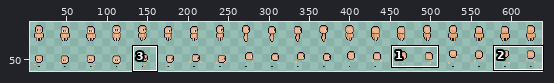
Sprite sheet -- assets/sprites/player/Player-Sheet.png. Above: a wide view before the commit, with the close-up outlined.
Close-up. Before the commit:
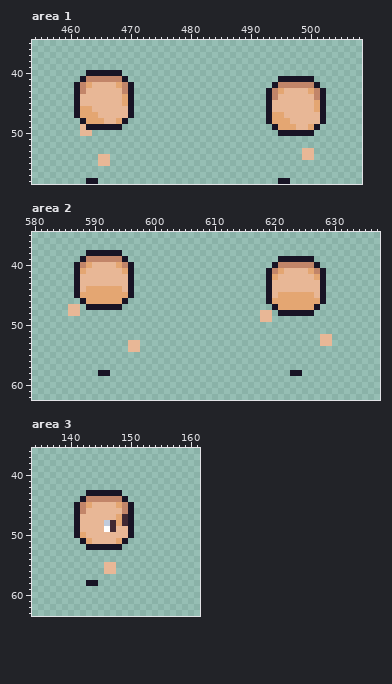
The file is 640x64 pixels. Shown: area 1: x 454..508, y 35..58; area 2: x 580..637, y 35..62; area 3: x 134..161, y 36..63. The wide view leaves out empty margins. The commit also changed other parts of the picture, which this record leaves out.
Once edited:
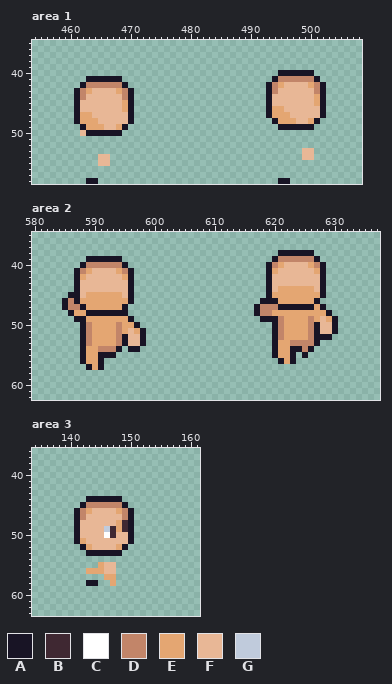
Palette (. is transparent): A #181425  B #3f2832  C #ffffff  D #c28569  E #e4a672  F #e8b796  G #c0cbdc
Changes in this commit:
Changed rows in their new state; - is an unchanged pixel.
Area 1:
first column x 461:
40 --......--------------------------AAAAAA--
41 -.AAAAAA.------------------------ADDDDDDA-
42 .ADDDDDDA.----------------------ADEFFFFEDA
43 --E----E--------------------------F----F--
44 -D------D------------------------F------E-
46 -FF-----E------------------------EE-----F-
47 ---F-------------------------------E------
48 AE--F--FFA----------------------.A--E--EA.
49 -AEEEFFEA------------------------.AAAAAA.-
50 --AAAAAA--------------------------......--
Area 2:
first column x 585:
38 ----......--------------------------AAAAAA----
39 ---.AAAAAA.------------------------ADDDDDDA---
40 --.ADDDDDDA.----------------------ADEFFFFEDA--
41 ---DE----ED------------------------EF----FE---
42 ---E------E------------------------F------F---
44 ----FFFFFF--------------------------EEEEEE----
45 -A-F------F------------------------E------E---
46 ADAE------EA---------------------A-A------A.--
47 ADDAEEEEEEA---------------------ADDDAAAAAAEA--
48 -AEEAAAAAAA---------------------ADDEEEEEEEEEA-
49 --AAEEEEEEEA---------------------AAADEEEEDEFEA
50 ---ADEEEEDEEA----------------------ADEEEEDAFFA
51 ---ADEEEEDEFEA---------------------ADEEEEDAFFA
52 ---ADEEEEDAFFA---------------------ADEEEEDAAA-
53 ---ADEEEEDA--A---------------------AEEDDDDA..-
54 ---AEEDDDA-AA----------------------AEEAADA----
55 ---AEEAAA--------------------------AEEA-A-----
56 ---AEEA-----------------------------AEA-------
57 ----AEA---------------------------------------
58 ------..------------------------------..------
Area 3:
first column x 141:
43 --......--
44 -.AAAAAA.-
45 .ADDDDDDA.
46 --E----E--
47 -D-----FD-
48 -----FF---
49 -----G-EB-
50 -F---CB---
51 AEF----FFA
52 -AEFFFFEA-
53 --AAAAAA--
55 ----E-----
56 --EEE-----
57 -----EE---
58 ------E---
Boxes around the changes in both close-ups, in picture pixels (x1, y1, x2, y2):
changed: (74, 70, 134, 136)
changed: (266, 70, 326, 136)
changed: (62, 250, 146, 376)
changed: (254, 250, 338, 376)
changed: (74, 490, 134, 586)
